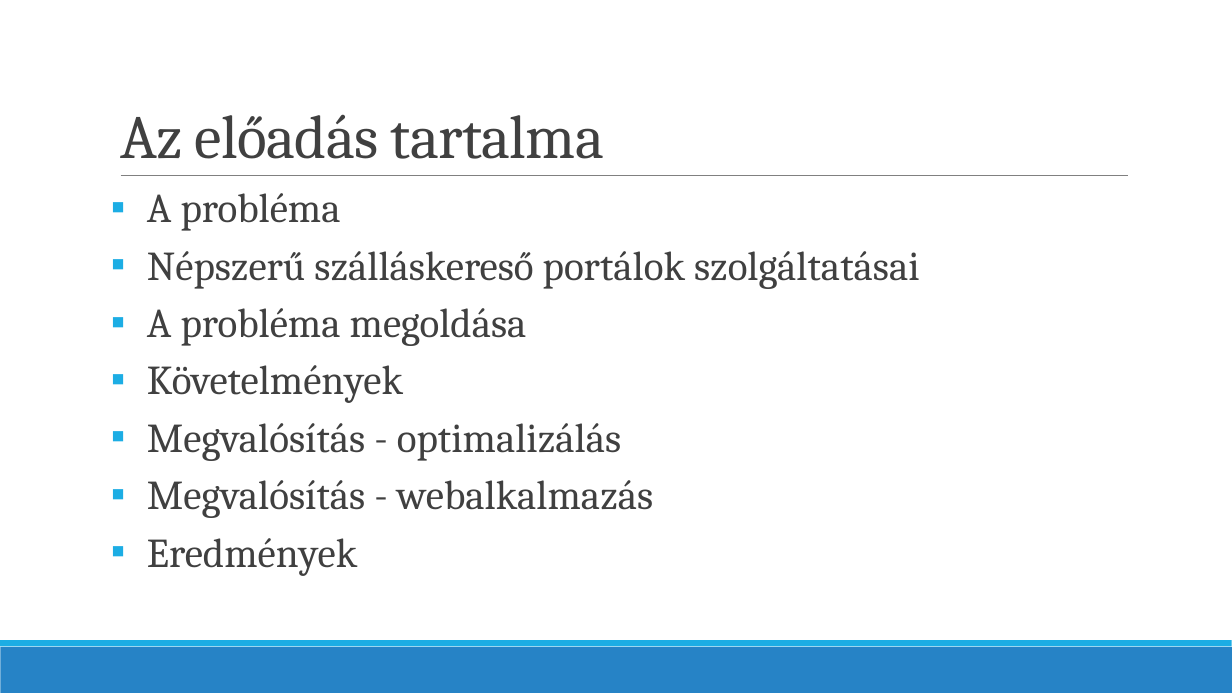
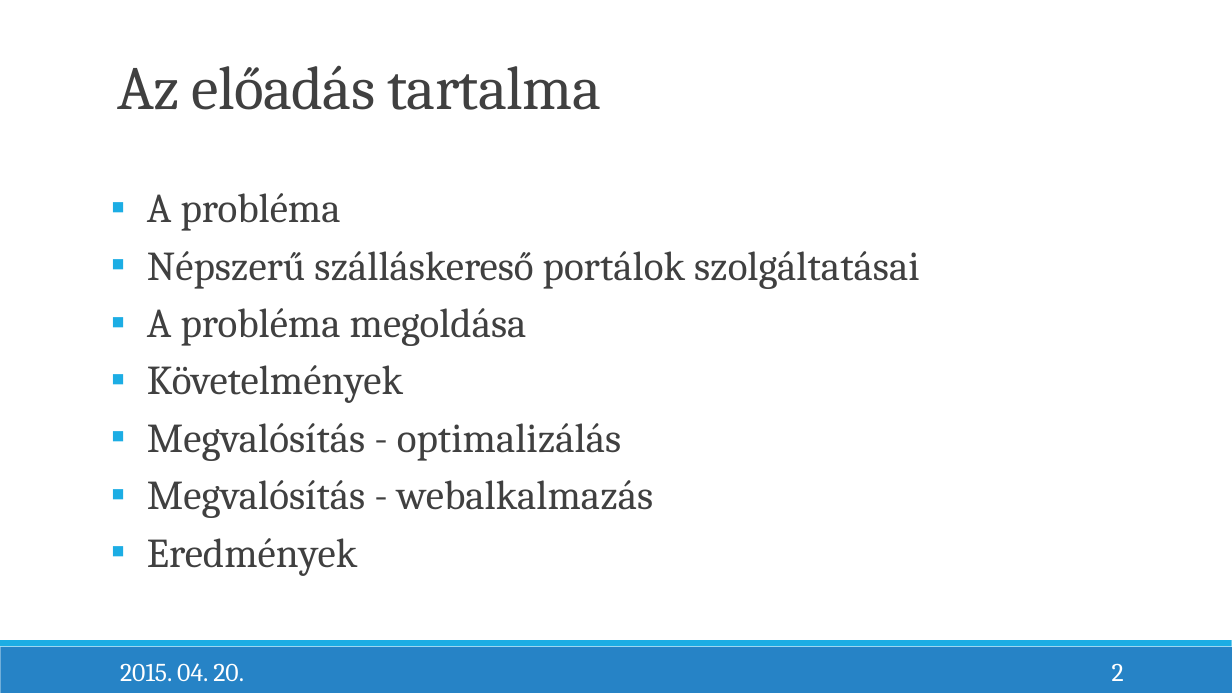
Before and after one commit to bearlysophisticated/thesis, a slide deck: slide 2 of Presentation/RozsenichBalázs_SzakdolgozatVédésPrezentáció.pptx. Drawn at 1232x693 pixels with LibreOffice and Linux fonts; fonts in the diff are those of the drawing. Boxes give left, top, right and bottom in pixels: in the first picture for what was removed or moved away, otherwise in the second. Text is boxed around its words. In the diff, an @@ line names an element or a change of style, - is before the commit and + after.

```diff
--- a/Presentation/RozsenichBalázs_SzakdolgozatVédésPrezentáció.pptx
+++ b/Presentation/RozsenichBalázs_SzakdolgozatVédésPrezentáció.pptx
@@ title "Az előadás tartalma": place and size @@
-title "Az előadás tartalma" at (120,114,604,159)
+title "Az előadás tartalma" at (117,65,601,110)
@@ rectangle added at (108,158,1145,187), fill #FFFFFF @@
@@ line removed from (121, 176) to (1128, 176) @@
@@ text added at (120,663,244,681), 20 pt, text #FFFFFF @@
+2015. 04. 20.
@@ page number added at (1112,663,1124,681), 20 pt, text #FFFFFF @@
+2
```
Also in this commit, not shown: 8 other slides changed, 1 slide added, 1 slide removed.
